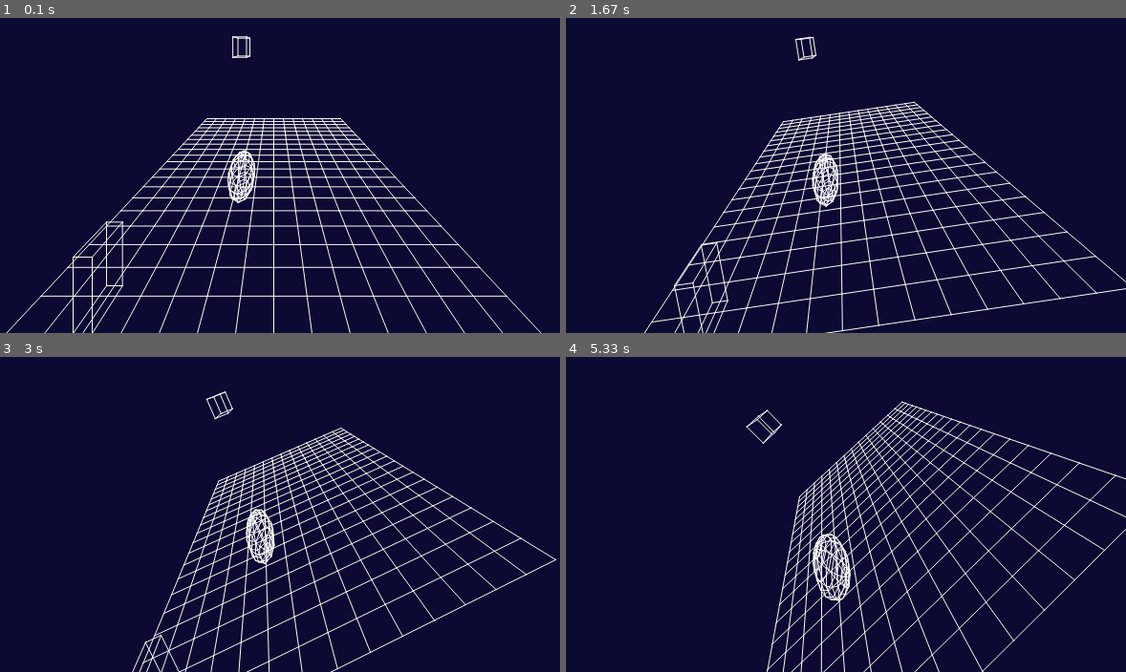
Above: before the commit, frames 1-4 (two rows, left to right).
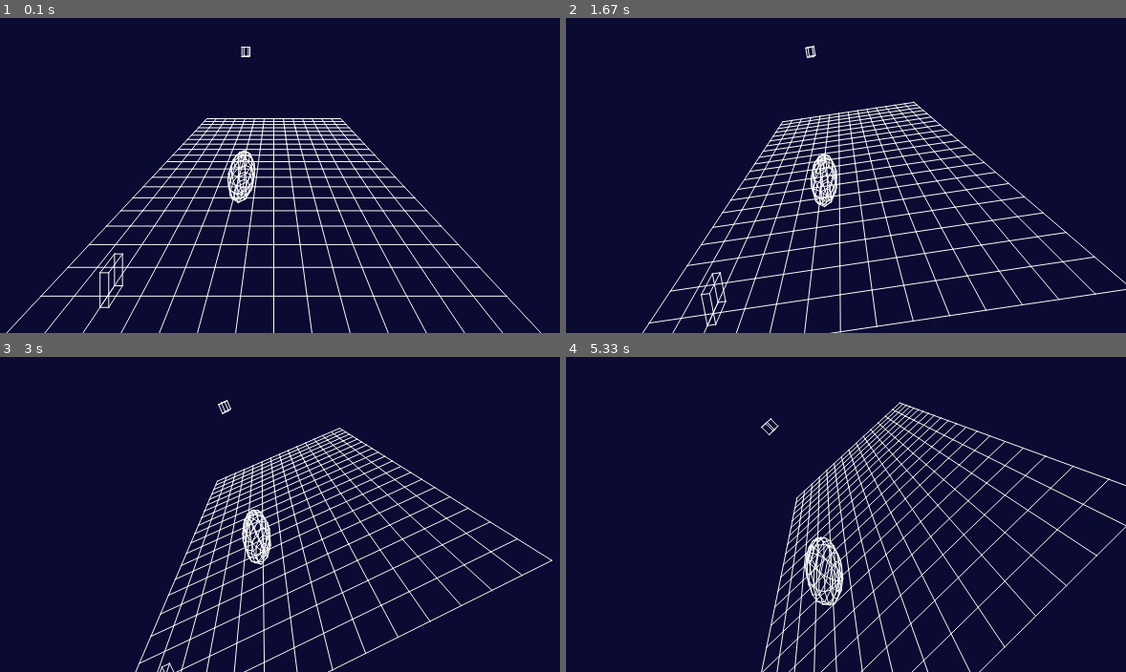
Above: after the commit, the same moments.

Repository: petercollingridge/Pygame3D
Game: pygame game, started from examples.py
Two runs of this game, one before a commit and one after it. Both use one fixed random seed, a clock stepped at 60 frames per second and the inputs below. The source is Python 2; it was converted automatically to run under Python 3.
Inputs:
- Up to frame 1 (0.1 s): no input
- Up to frame 2 (1.67 s): hold Right 0.33-0.8 s; hold Up 0.83-1.13 s; hold W 0.83-1.13 s; tap Z at 0.9, 1.23, 1.53 s; tap = at 0.98 s; hold Right 1.17-1.63 s; tap - at 1.32 s
- Up to frame 3 (3 s): hold Left 1.67-2.2 s; hold A 1.67-2.2 s; tap Z at 1.73, 2.03, 2.3, 2.63, 2.93 s; hold Down 2.23-2.53 s; hold S 2.23-2.53 s; tap = at 2.38 s; hold Left 2.57-2.97 s; hold A 2.57-2.97 s; tap - at 2.72 s
- Up to frame 4 (5.33 s): hold Up 3-3.37 s; hold W 3-3.37 s; tap Z at 3.07, 3.47, 3.77, 4.13, 4.53, 4.83, 5.03 s; hold Right 3.4-4.03 s; tap = at 3.55, 5.12 s; hold Down 4.07-4.43 s; hold S 4.07-4.43 s; tap - at 4.22 s; hold Left 4.47-4.93 s; hold A 4.47-4.93 s; hold Right from 4.97 s (still down)

The runs differ from the first frame. In frame 1, 0.6% of the frame differs, in the area x 12-45%, y 5-100%; in frame 2, 8.7%; in frame 3, 11%; in frame 4, 12%, in the area x 32-100%, y 13-100%.

Commit message:
Change getCuboid so it isn't defined by its centre

Diff:
--- a/wireframe.py
+++ b/wireframe.py
@@ -155,11 +155,11 @@
         return [0.5*(min_values[n] + max_values[n]) for n in range(3)]
 
 def getCuboid((x,y,z), (w,h,d)):
-    """ Return a wireframe cuboid centred on (x,y,z)
+    """ Return a wireframe cuboid starting at (x,y,z)
         with width, w, height, h, and depth, d. """
 
     cuboid = Wireframe()
-    cuboid.addNodes(np.array([[nx,ny,nz] for nx in (x-w,x+w) for ny in (y-h,y+h) for nz in (z-d,z+d)]))
+    cuboid.addNodes(np.array([[nx,ny,nz] for nx in (x,x+w) for ny in (y,y+h) for nz in (z,z+d)]))
     cuboid.addEdges([(n,n+4) for n in range(0,4)]+[(n,n+1) for n in range(0,8,2)]+[(n,n+2) for n in (0,1,4,5)])
 
     return cuboid
